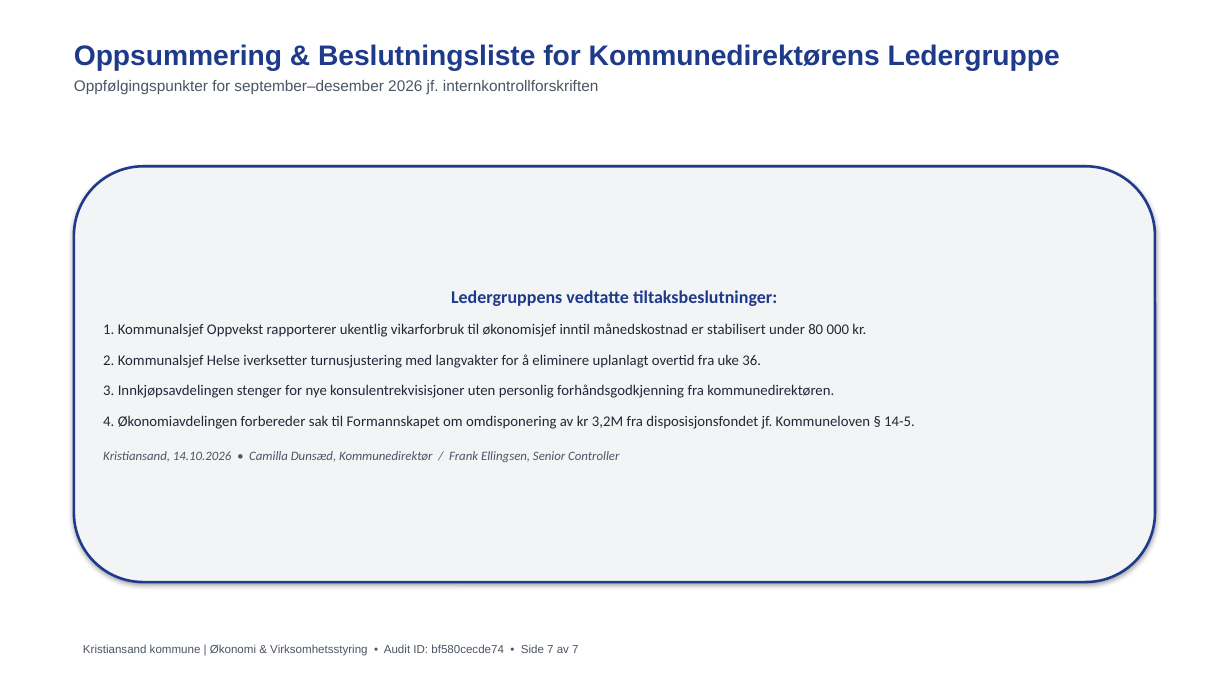
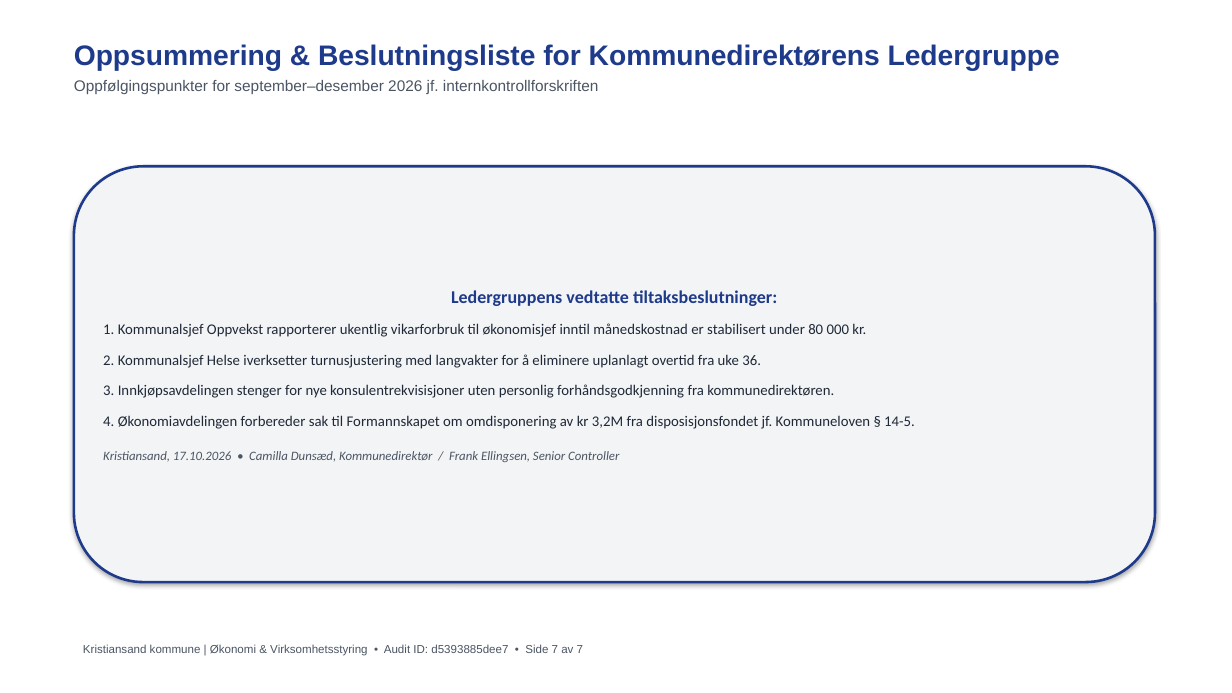
Before and after one commit to Frank-Ellingsen/AI_KOM, a slide deck: slide 7 of powerpoint/Presentasjon_Kommunedirektoren_Konsernstyring_2026.pptx. Drawn at 1232x693 pixels with LibreOffice and Linux fonts; fonts in the diff are those of the drawing. Boxes give left, top, right and bottom in pixels: in the first picture for what was removed or moved away, otherwise in the second. Text is boxed around its words. In the diff, an @@ line names an element or a change of style, - is before the commit and + after.

```diff
--- a/powerpoint/Presentasjon_Kommunedirektoren_Konsernstyring_2026.pptx
+++ b/powerpoint/Presentasjon_Kommunedirektoren_Konsernstyring_2026.pptx
@@ text in rounded rectangle at [103,451,619,462]: text changed @@
-Kristiansand, 14.10.2026 • Camilla Dunsæd, Kommunedirektør / Frank Ellingsen, Senior Controller
+Kristiansand, 17.10.2026 • Camilla Dunsæd, Kommunedirektør / Frank Ellingsen, Senior Controller
@@ text at [83,644,583,656]: text changed @@
-Kristiansand kommune | Økonomi & Virksomhetsstyring • Audit ID: bf580cecde74 • Side 7 av 7
+Kristiansand kommune | Økonomi & Virksomhetsstyring • Audit ID: d5393885dee7 • Side 7 av 7
```
Also in this commit, not shown: 6 other slides changed, 12 other files.
